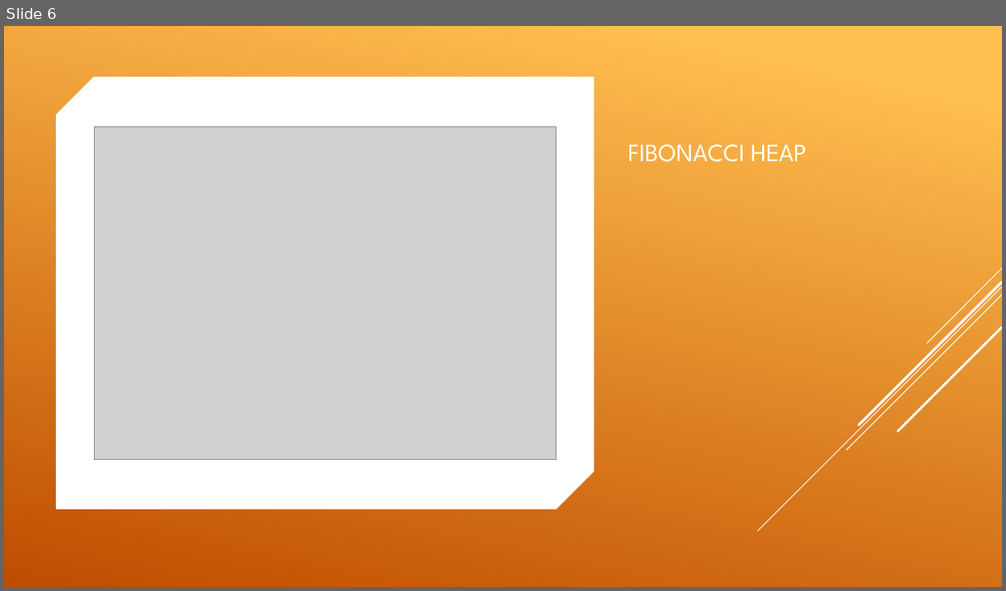
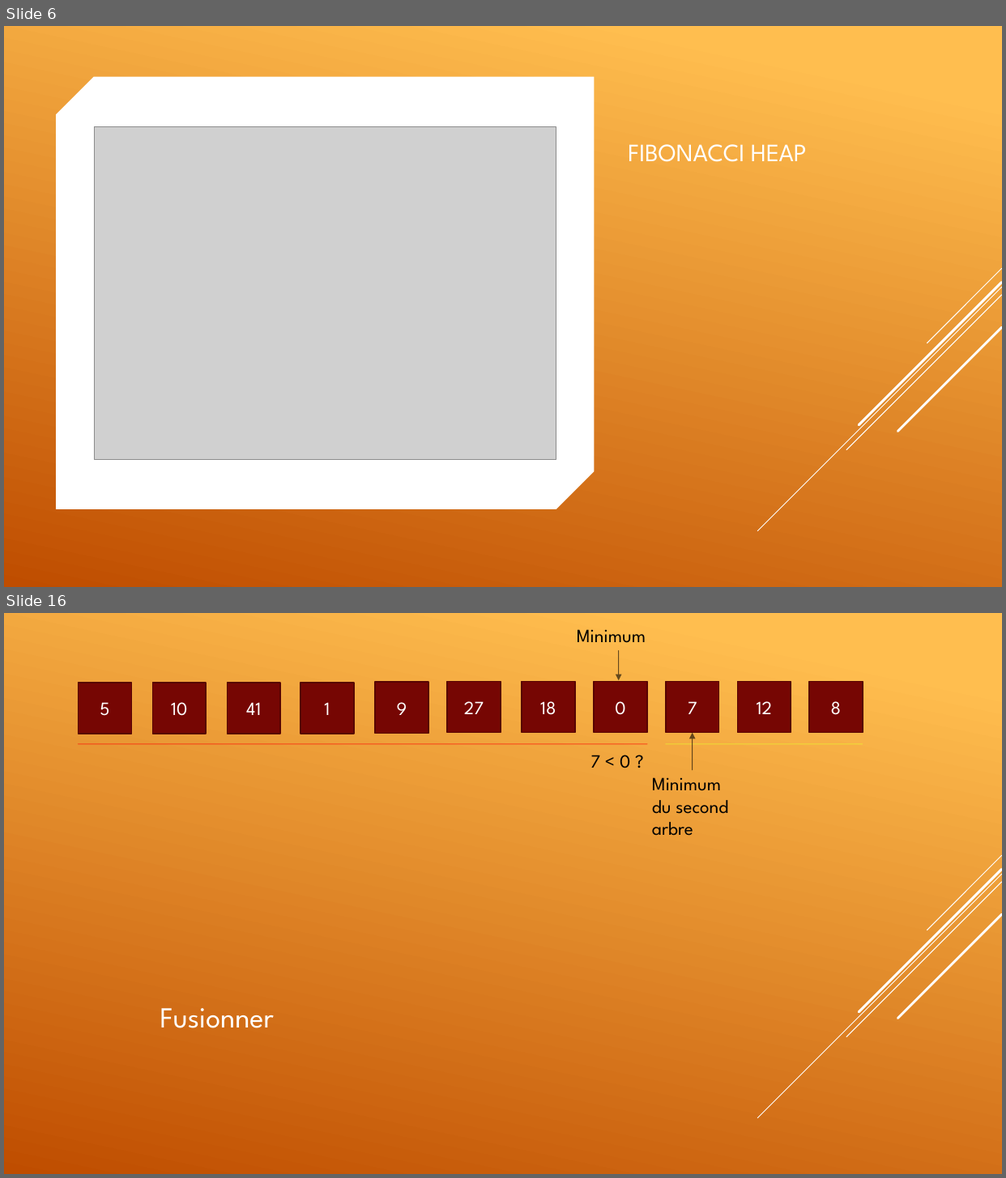
Before and after one commit to TiphaineLAURENT/algorithm_092020_nom1_nom2, a slide deck: FibonnaciHeap.pptx. Shown one above the other, each under a label of ours: slide 6 before the commit, slides 6 and 16 after it; the slides between them are not shown. The pictures are 1006x591 and 1006x1178 pixels, drawn with LibreOffice and Linux fonts; fonts in the diff are those of the drawing; grey boxes stand for pictures. Boxes give left, top, right and bottom in pixels: in the first picture for what was removed or moved away, otherwise in the second. Text is boxed around its words. In the diff, an @@ line names an element or a change of style, - is before the commit and + after.

```diff
--- a/FibonnaciHeap.pptx
+++ b/FibonnaciHeap.pptx
@@ slide 16 added at bbox=[4, 613, 1002, 1174], background gradient #FFBF50 to #C04D00 @@
@@ text added at bbox=[577, 629, 646, 643], 18 pt, text #000000 @@
+Minimum
@@ arrow added from (619, 650) to (619, 680), #000000 0.75 pt @@
@@ rectangle added at bbox=[78, 683, 131, 734], fill #760603, outline #570402 1.25 pt, 18 pt, text #FFFFFF @@
+5
@@ rectangle added at bbox=[153, 683, 206, 734], fill #760603, outline #570402 1.25 pt, 18 pt, text #FFFFFF @@
+10
@@ rectangle added at bbox=[227, 683, 280, 734], fill #760603, outline #570402 1.25 pt, 18 pt, text #FFFFFF @@
+41
@@ rectangle added at bbox=[300, 683, 354, 734], fill #760603, outline #570402 1.25 pt, 18 pt, text #FFFFFF @@
+1
@@ rectangle added at bbox=[375, 682, 428, 733], fill #760603, outline #570402 1.25 pt, 18 pt, text #FFFFFF @@
+9
@@ rectangle added at bbox=[447, 682, 501, 733], fill #760603, outline #570402 1.25 pt, 18 pt, text #FFFFFF @@
+27
@@ rectangle added at bbox=[522, 682, 575, 733], fill #760603, outline #570402 1.25 pt, 18 pt, text #FFFFFF @@
+18
@@ rectangle added at bbox=[594, 682, 647, 733], fill #760603, outline #570402 1.25 pt, 18 pt, text #FFFFFF @@
+0
@@ rectangle added at bbox=[666, 682, 719, 733], fill #760603, outline #570402 1.25 pt, 18 pt, text #FFFFFF @@
+7
@@ rectangle added at bbox=[738, 682, 791, 733], fill #760603, outline #570402 1.25 pt, 18 pt, text #FFFFFF @@
+12
@@ rectangle added at bbox=[809, 682, 863, 733], fill #760603, outline #570402 1.25 pt, 18 pt, text #FFFFFF @@
+8
@@ arrow added from (692, 770) to (692, 733), #000000 0.75 pt @@
@@ line added from (78, 744) to (647, 744), #FF0000 0.75 pt @@
@@ text added at bbox=[590, 755, 630, 769], 18 pt, text #000000 @@
+7 < 0 ?
@@ line added from (666, 744) to (863, 744), #EAFF2E 0.75 pt @@
@@ text added at bbox=[652, 777, 728, 836], 18 pt, text #000000 @@
+Minimum
+du second arbre
@@ group added at bbox=[758, 855, 1002, 1118]: 5 lines @@
@@ text added at bbox=[160, 1008, 274, 1029], 28 pt, text #FFFFFF @@
+Fusionner
```
Also in this commit, not shown: 10 other slides added.
